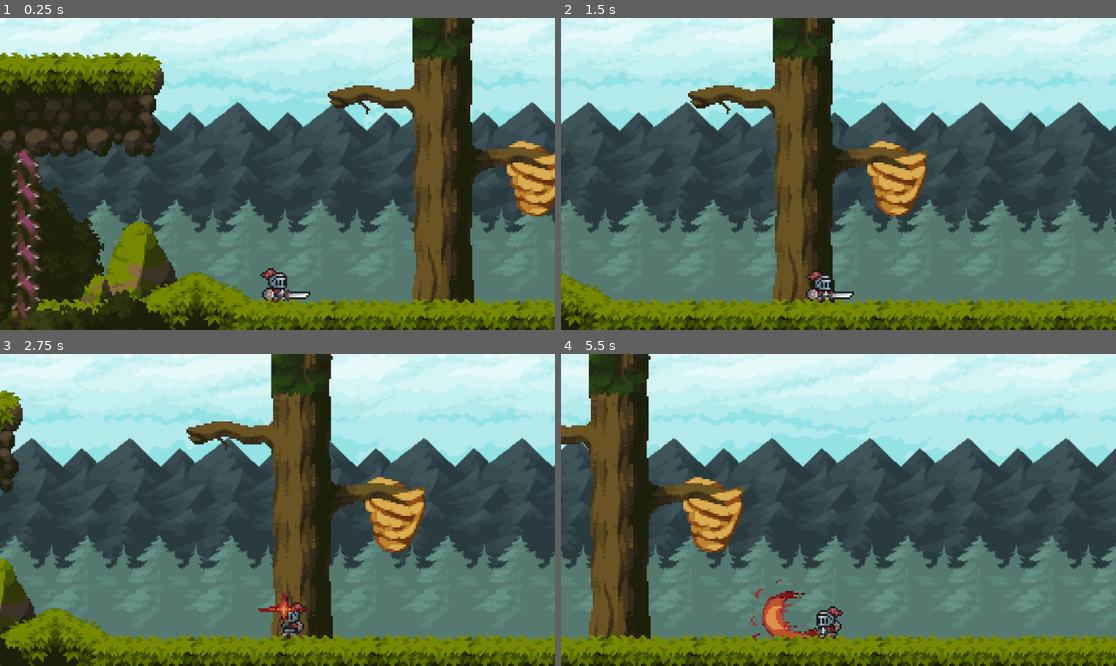
Above: before the commit, frames 1-4 (two rows, left to right).
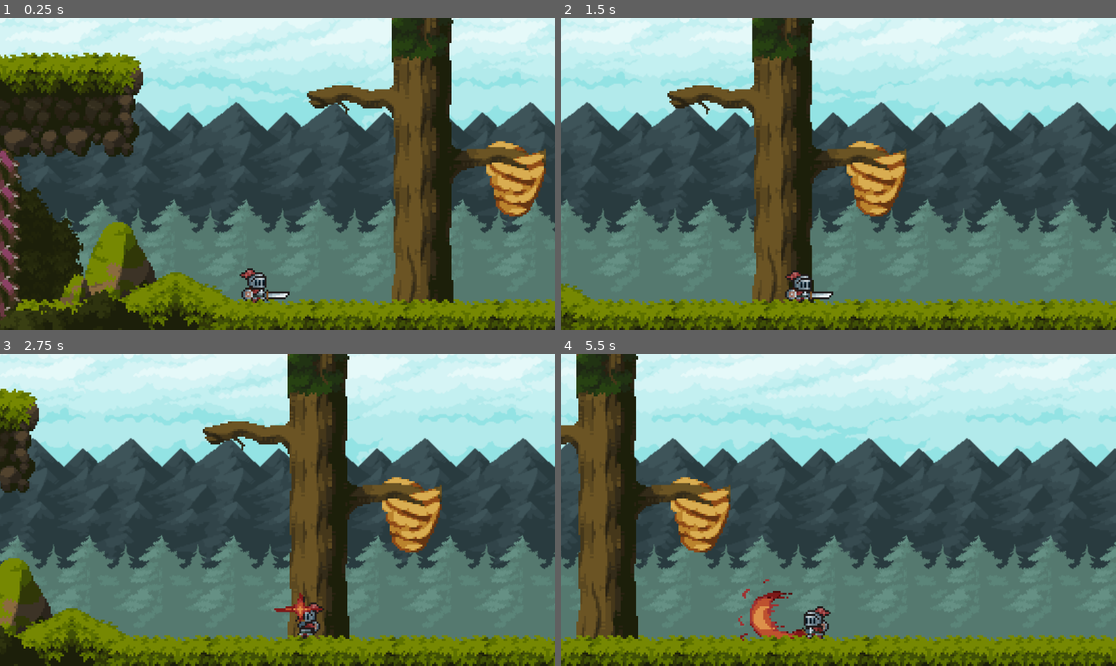
Above: after the commit, the same moments.

Repository: alexanderyee/knightstand
Game: Godot game, scene res://scenes/level.tscn
Two runs of this game, one before a commit and one after it. Both use one fixed random seed, a clock stepped at 60 frames per second and the inputs below.
Inputs:
- Up to frame 1 (0.25 s): no input
- Up to frame 2 (1.5 s): hold D (move_knight_right) from 0.53 s (still down); tap G (knight_attack1) at 0.6 s; tap Space (knight_jump) at 0.77 s; tap H (knight_attack2) at 1.35 s
- Up to frame 3 (2.75 s): tap Space (knight_jump) at 1.52 s; release D (move_knight_right) at 2.03 s; hold A (move_knight_left) from 2.03 s (still down); tap J (knight_attack3) at 2.1 s
- Up to frame 4 (5.5 s): release A (move_knight_left) at 2.78 s; hold D (move_knight_right) 2.78-4.28 s; tap G (knight_attack1) at 2.85, 5.1 s; tap Space (knight_jump) at 3.02, 3.77, 4.52 s; tap H (knight_attack2) at 3.6 s; hold A (move_knight_left) 4.28-5.03 s; tap J (knight_attack3) at 4.35 s; hold D (move_knight_right) from 5.03 s (still down)

The runs differ from the first frame. In frame 1, 30% of the frame differs, in the area x 0-100%, y 0-100%; in frame 2, 20%; in frame 3, 22%; in frame 4, 16%.

Commit message:
add camera limits, z-index of knight and tilemaps

Diff:
--- a/scenes/level.tscn
+++ b/scenes/level.tscn
@@ -5207,9 +5207,6 @@
 position = Vector2(48, 167)
 texture = ExtResource("3_ppgk2")
 
-[node name="Knight" parent="." instance=ExtResource("1_2q6dc")]
-position = Vector2(10, 624)
-
 [node name="LevelLayout" type="Node2D" parent="."]
 script = ExtResource("5_b121j")
 
@@ -5227,19 +5224,25 @@
 tile_set = SubResource("TileSet_arp2o")
 
 [node name="Ground" type="TileMapLayer" parent="LevelLayout"]
+z_index = 1
 texture_filter = 1
 tile_map_data = PackedByteArray("AAD//ygAAAAIAAIAAAAAACgAAAABAAEAAAABACgAAAACAAEAAAACACgAAAADAAEAAAD//ykAAAADAAIAAAAAAC …(2064 unchanged characters)…
 tile_set = SubResource("TileSet_b121j")
 
 [node name="GroundForeground" type="TileMapLayer" parent="LevelLayout"]
+z_index = 1
 texture_filter = 1
 tile_map_data = PackedByteArray("AAD+/ygAAQAUABMAAAD+/ysAAQAUABYAAADy/ycAAQANABMAAADy/ygAAQANABQAAADy/ykAAQANABUAAADz/y …(672 unchanged characters)…
 tile_set = SubResource("TileSet_gunhw")
 
 [node name="GroundForeground2" type="TileMapLayer" parent="LevelLayout"]
+z_index = 1
 texture_filter = 1
 tile_map_data = PackedByteArray("AAD3/ygAAgANABMAAAD3/ykAAgANABQAAAD3/yoAAgANABUAAAD3/ysAAgANABYAAAD4/ygAAgAPAA0AAAD4/y …(1792 unchanged characters)…
 tile_set = SubResource("TileSet_8gofh")
+
+[node name="Knight" parent="." instance=ExtResource("1_2q6dc")]
+position = Vector2(10, 624)
 
 [node name="WorldBoundary" type="StaticBody2D" parent="."]
 position = Vector2(-81, 10)
--- a/scripts/camera_2d.gd
+++ b/scripts/camera_2d.gd
@@ -1,9 +1,18 @@
 extends Camera2D
 
-@export var horizontal_lookahead = 10.0
-@export var lookahead_speed = 2.5
+@export var horizontal_lookahead = 20
+@export var lookahead_speed = 3.0
+# TODO would this be better as a global/autoload?
+@onready var level_layout = get_node("../../LevelLayout")
+
+var face_direction := 1.0
 
 func _ready() -> void:
+	var camera_limits: Array = level_layout.get_level_bounds()
+	limit_right = camera_limits[0]
+	limit_left = camera_limits[1]
+	limit_bottom = camera_limits[2]
+	limit_top = camera_limits[3]
 	pass # Replace with function body.
 
 
@@ -12,7 +21,9 @@
 
 	# make knight look ahead of direction he's facing
 	var knight_face_direction = signf(knight.velocity.x)
-	var horizontal_offset = knight_face_direction * horizontal_lookahead
+	if knight_face_direction != 0.0:
+		face_direction = knight_face_direction
+	var horizontal_offset = face_direction * horizontal_lookahead
 
 	var lookahead_offset = Vector2(horizontal_offset, 0)
 	offset = lerp(offset, lookahead_offset, lookahead_speed * delta)
--- a/scripts/level_layout.gd
+++ b/scripts/level_layout.gd
@@ -1,3 +1,4 @@
+class_name LevelLayout
 extends Node2D
 
 var tilemap_layers : Array[Node]
@@ -21,7 +22,10 @@
 			x_upper_bound = tilemap_layer_bounds_pixels.end.x
 		if tilemap_layer_bounds_pixels.end.y > y_upper_bound:
 			y_upper_bound = tilemap_layer_bounds_pixels.end.y
-	pass # Replace with function body.
+	print("im rdy")
+# returns the bounds of the level, used for limiting the camera
+func get_level_bounds() -> Array:
+	return [x_upper_bound, x_lower_bound, y_upper_bound, y_lower_bound]
 
 # Called every frame. 'delta' is the elapsed time since the previous frame.
 func _process(delta: float) -> void:
